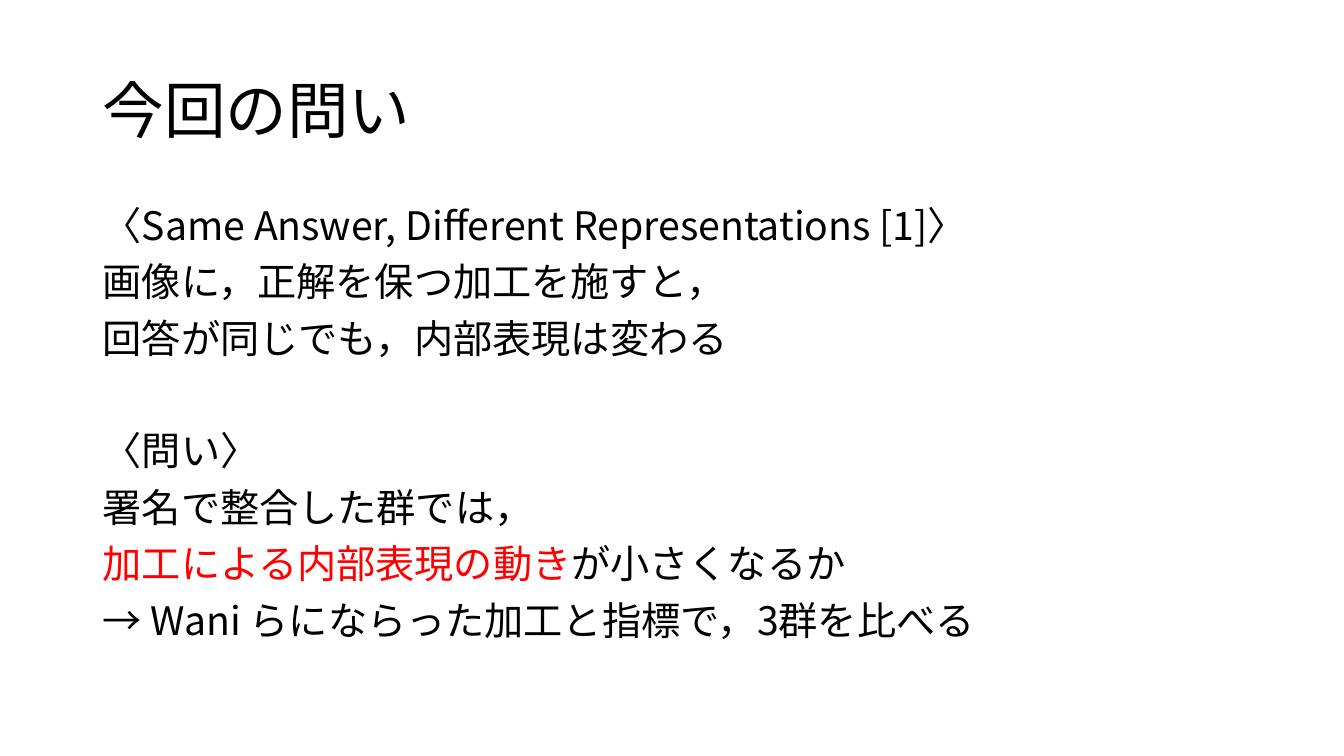
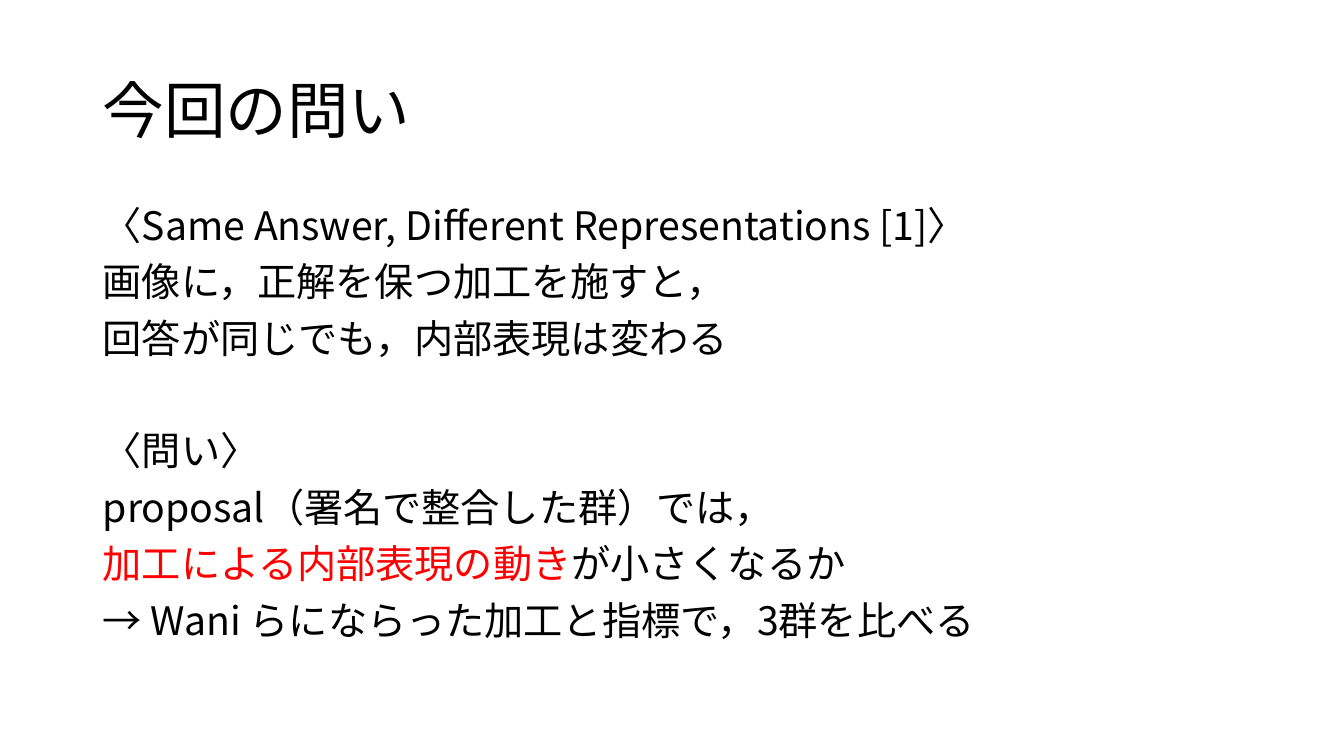
Before and after one commit to tomoking2004/cotar, a slide deck: slide 4 of presentations/20261030_進捗報告.pptx. Drawn at 1344x756 pixels with LibreOffice and Linux fonts; fonts in the diff are those of the drawing. Boxes give left, top, right and bottom in pixels: in the first picture for what was removed or moved away, otherwise in the second. Text is boxed around its words. In the diff, an @@ line names an element or a change of style, - is before the commit and + after.

```diff
--- a/presentations/20261030_進捗報告.pptx
+++ b/presentations/20261030_進捗報告.pptx
@@ text at box(103, 488, 774, 531): text changed @@
-署名で整合した群では，
+proposal（署名で整合した群）では，
```
Also in this commit, not shown: 11 other slides changed, 3 other files.
